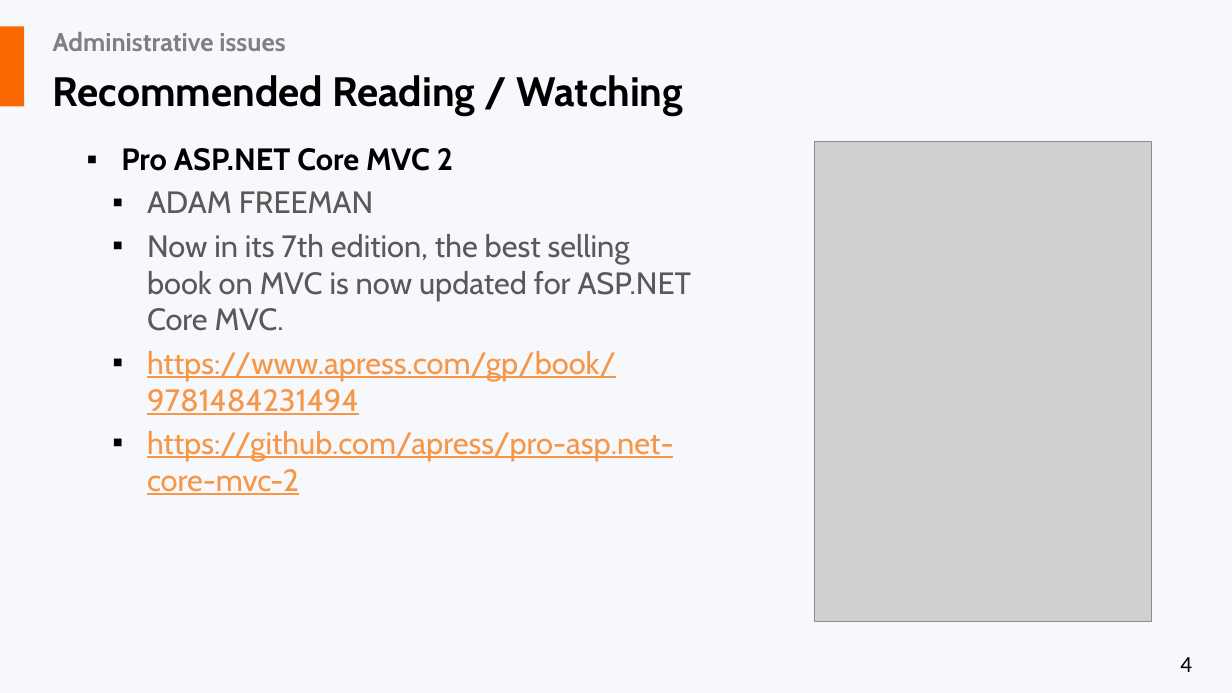
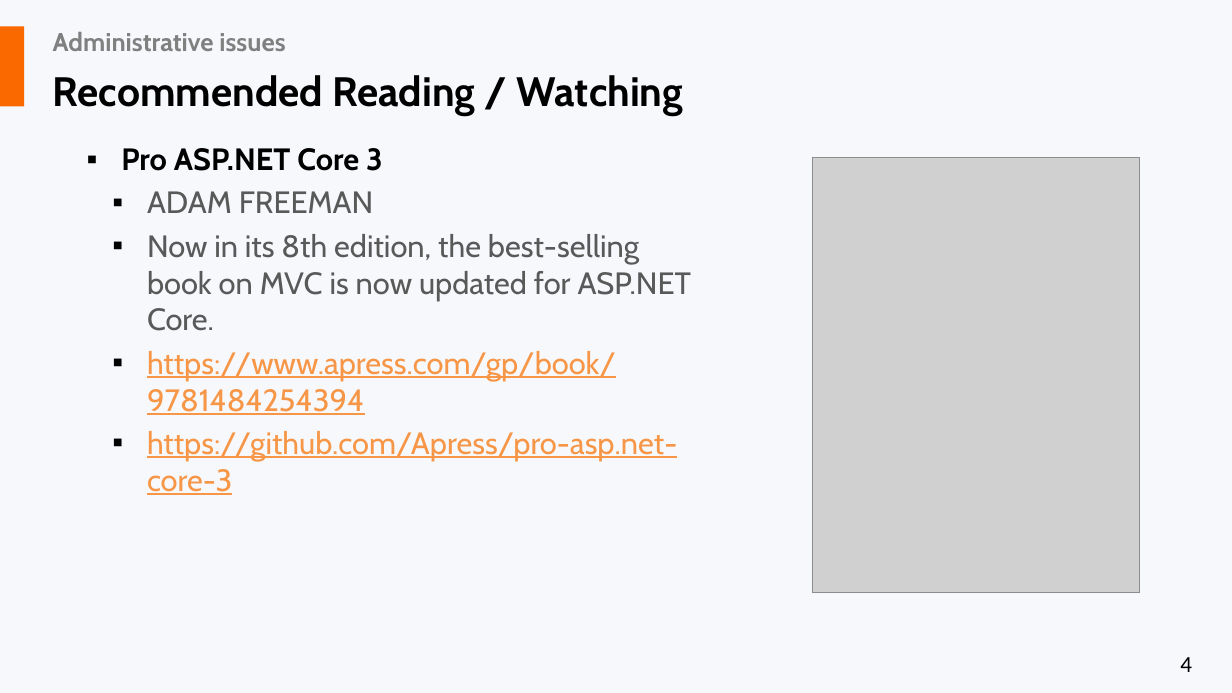
Before and after one commit to liviucotfas/ase-web-and-cloud-applications-security, a slide deck: slide 4 of Presentation ASPNET MVC Core - Part II.pptx. Drawn at 1232x693 pixels with LibreOffice and Linux fonts; fonts in the diff are those of the drawing; grey boxes stand for pictures. Boxes give left, top, right and bottom in pixels: in the first picture for what was removed or moved away, otherwise in the second. Text is boxed around its words. In the diff, an @@ line names an element or a change of style, - is before the commit and + after.

```diff
--- a/Presentation ASPNET MVC Core - Part II.pptx
+++ b/Presentation ASPNET MVC Core - Part II.pptx
@@ text at (121,148,383,171): text changed @@
-▪ Pro ASP.NET Core MVC 2
+▪ Pro ASP.NET Core 3
@@ picture: place and size @@
-picture at (815,141,1153,622)
+picture at (812,157,1140,592)
@@ text at (147,234,692,495): text changed @@
-  ▪ Now in its 7th edition, the best selling book on MVC is now updated for ASP.NET Core MVC.
-  ▪ https://www.apress.com/gp/book/9781484231494
-  ▪ https://github.com/apress/pro-asp.net-core-mvc-2
+  ▪ Now in its 8th edition, the best-selling book on MVC is now updated for ASP.NET Core.
+  ▪ https://www.apress.com/gp/book/9781484254394
+  ▪ https://github.com/Apress/pro-asp.net-core-3
```
Also in this commit, not shown: 1 other slide changed, 1 slide added.
